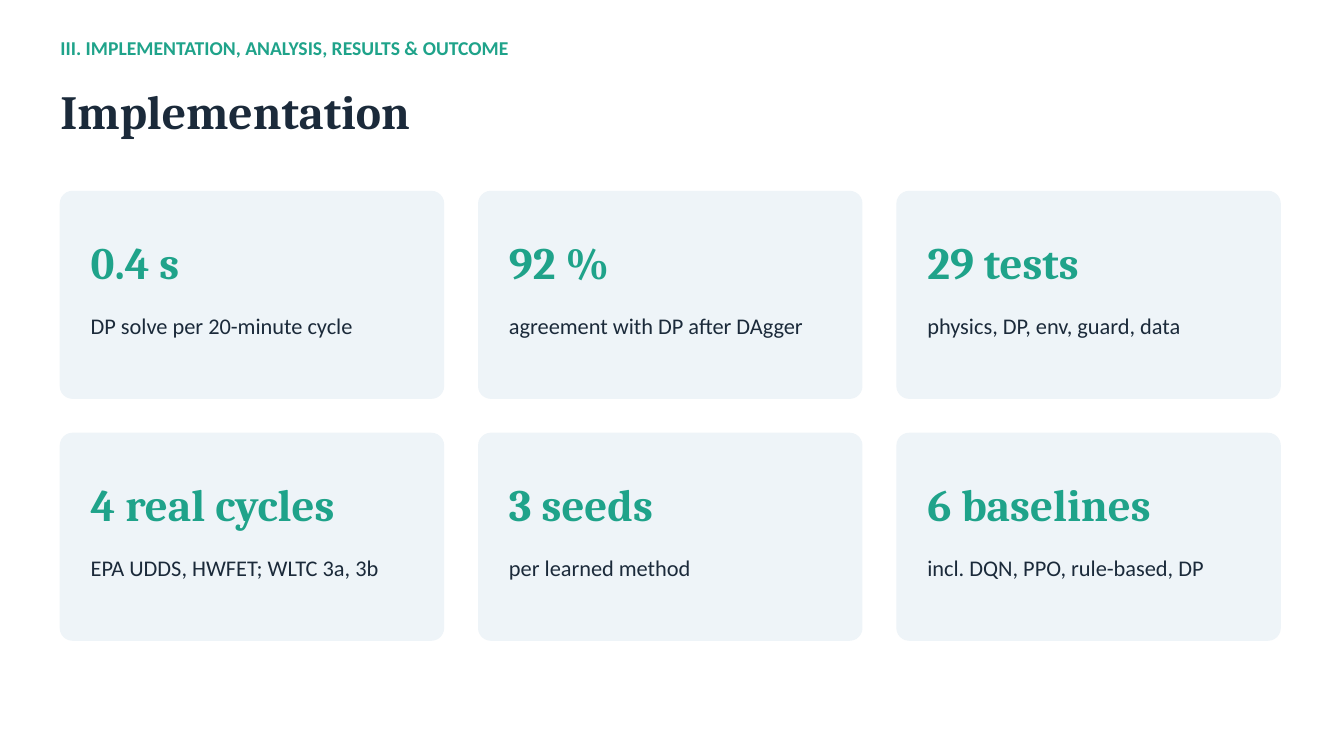
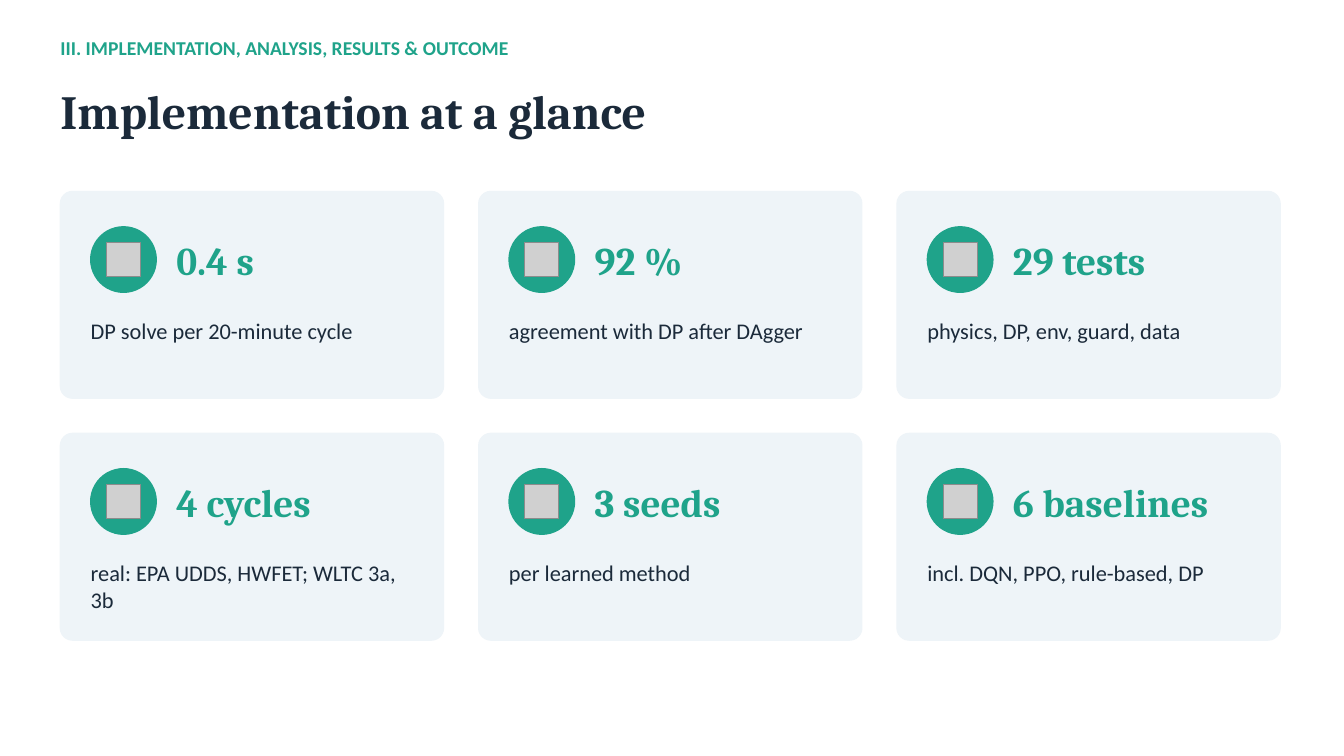
Before and after one commit to Uchihakamal1816/hev-torque-split-drl, a slide deck: slide 5 of HEV_Torque_Split_RL.pptx (slide 6 before the commit). Drawn at 1344x756 pixels with LibreOffice and Linux fonts; fonts in the diff are those of the drawing; grey boxes stand for pictures. Boxes give left, top, right and bottom in pixels: in the first picture for what was removed or moved away, otherwise in the second. Text is boxed around its words. In the diff, an @@ line names an element or a change of style, - is before the commit and + after.

```diff
--- a/HEV_Torque_Split_RL.pptx
+++ b/HEV_Torque_Split_RL.pptx
@@ text at (60,96,646,140): text changed @@
-Implementation
+Implementation at a glance
@@ ellipse added at (91,227,156,292), fill #1FA38A, outline #1FA38A 1 pt @@
@@ text "0.4 s": place and size @@
-text "0.4 s" at (91,248,179,280)
+text "0.4 s" at (176,248,254,276)
@@ ellipse added at (509,227,575,292), fill #1FA38A, outline #1FA38A 1 pt @@
@@ text "92 %": place and size @@
-text "92 %" at (509,248,556,280)
+text "92 %" at (595,248,636,276)
@@ ellipse added at (928,227,993,292), fill #1FA38A, outline #1FA38A 1 pt @@
@@ text "29 tests": place and size @@
-text "29 tests" at (927,248,1079,280)
+text "29 tests" at (1013,248,1145,276)
@@ picture added at (107,243,141,277) @@
@@ picture added at (525,243,560,277) @@
@@ picture added at (944,243,978,277) @@
@@ ellipse added at (91,469,156,534), fill #1FA38A, outline #1FA38A 1 pt @@
@@ ellipse added at (509,469,575,534), fill #1FA38A, outline #1FA38A 1 pt @@
@@ text "3 seeds": place and size @@
-text "3 seeds" at (509,490,653,522)
+text "3 seeds" at (595,489,720,518)
@@ ellipse added at (928,469,993,534), fill #1FA38A, outline #1FA38A 1 pt @@
@@ size 32 to 28 pt in 5 elements at (176,248,254,276), (595,248,636,276), (1013,248,1145,276), (595,489,720,518), (1013,489,1209,518) @@
@@ text "6 baselines": place and size @@
-text "6 baselines" at (927,490,1151,522)
+text "6 baselines" at (1013,489,1209,518)
@@ picture added at (107,485,141,519) @@
@@ text at (176,490,311,526): text changed; size 32 to 28 pt @@
-4 real cycles
+4 cycles
@@ picture added at (525,485,560,519) @@
@@ picture added at (944,485,978,519) @@
@@ text at (91,565,396,608): text changed @@
-EPA UDDS, HWFET; WLTC 3a, 3b
+real: EPA UDDS, HWFET; WLTC 3a, 3b
@@ 5 texts: place and size @@
-5 texts at (91,318,1203,580)
+5 texts at (91,323,1203,585)
```
Also in this commit, not shown: 8 other slides changed, 3 slides added, 6 slides removed, 1 other file.
